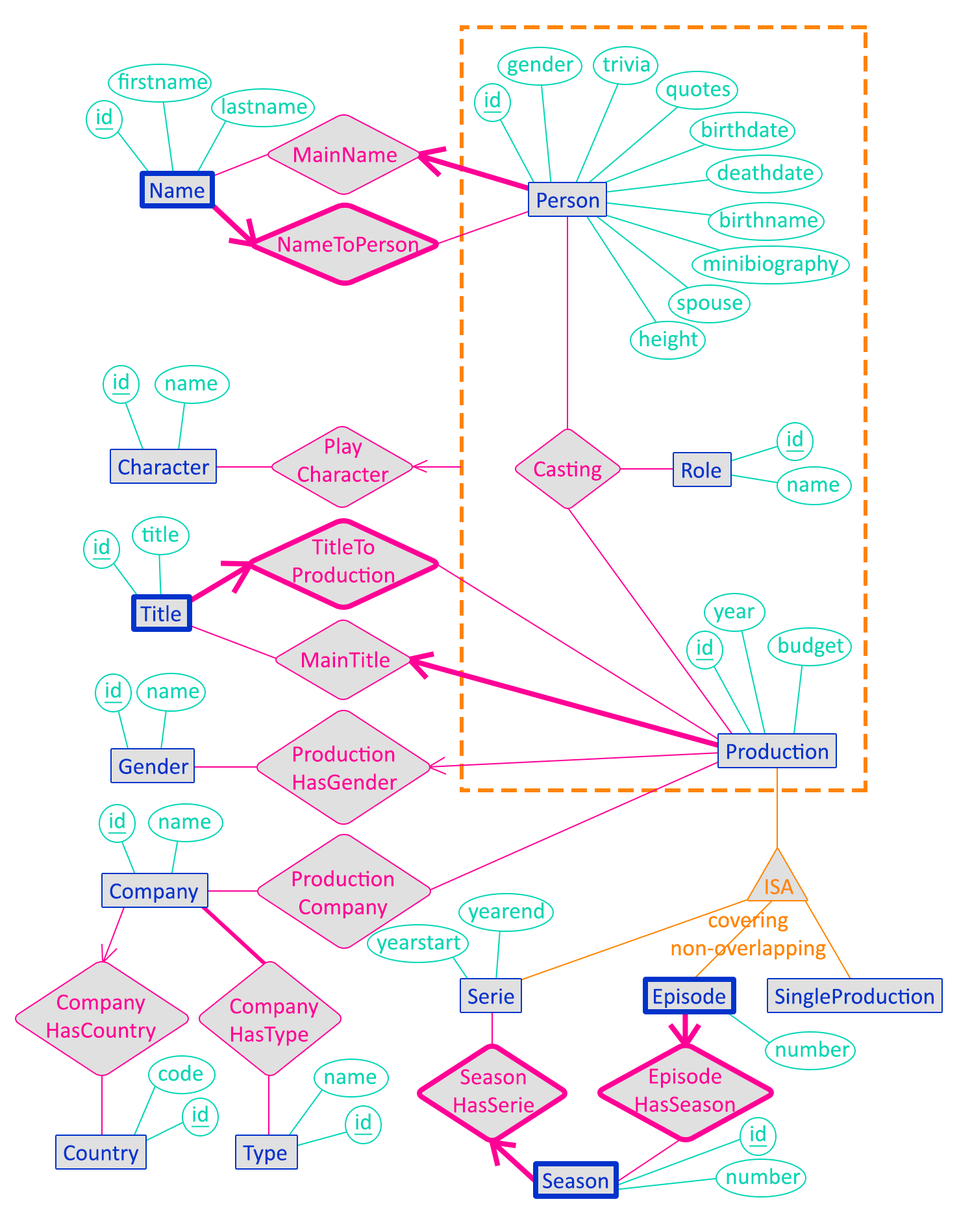
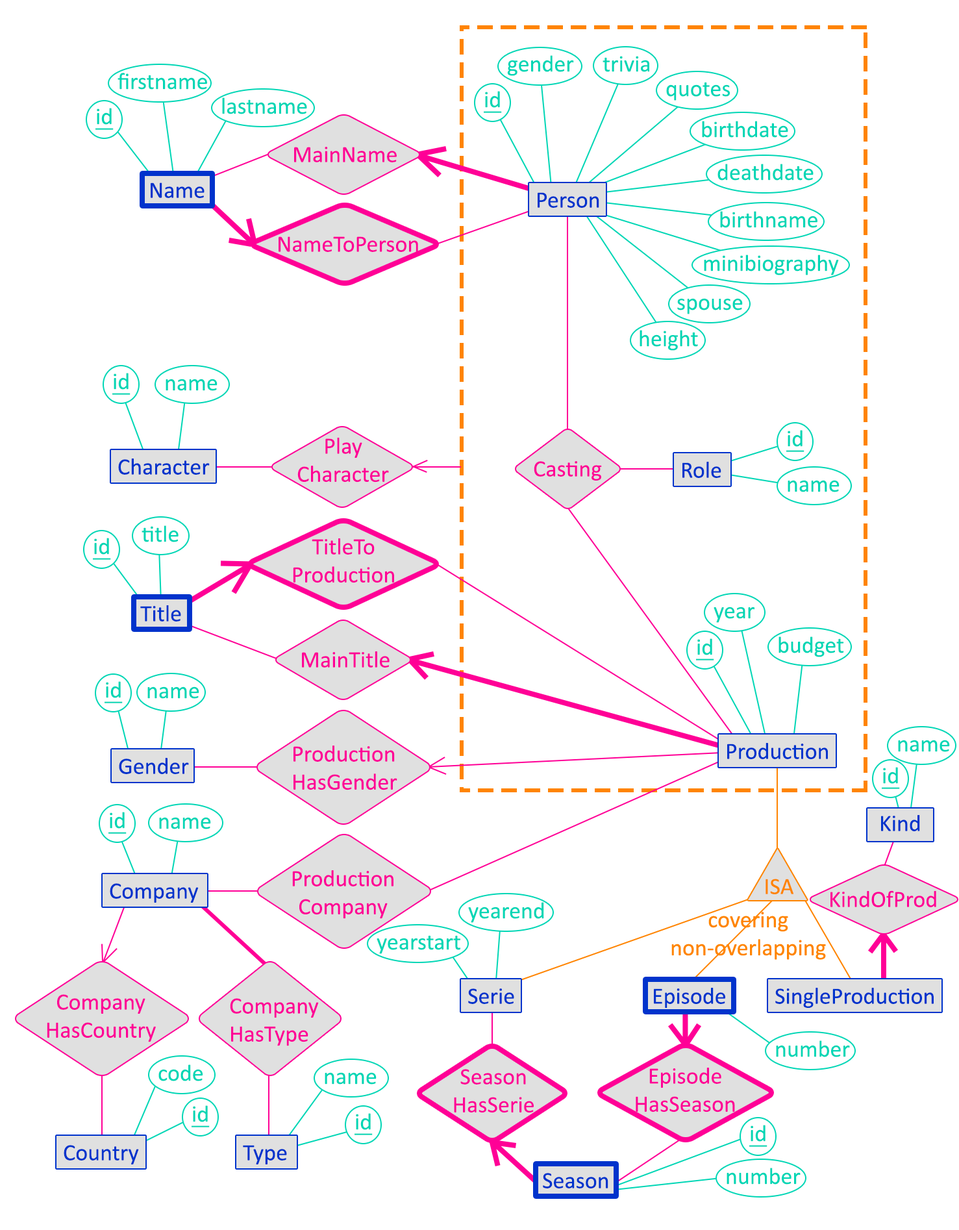
Two versions of the same layered image (959px x 1230px). Layer-by-layer changes:
added group "E+A - Kind" with 11 layers above "E+A - Gender" over box(867, 727, 956, 841)
added group "E - Kind" with 2 layers in group "E+A - Kind" over box(867, 808, 934, 841)
added layer "text" (12th of 67, in "E+A - Kind" › "E - Kind") in group "E - Kind" over box(881, 814, 921, 832)
added layer "form" (12th of 67, in "E+A - Kind" › "E - Kind") in group "E - Kind" over box(867, 808, 934, 841)
added group "A - id" (4th of 12, in "E+A - Kind") with 3 layers in group "E+A - Kind" over box(873, 760, 908, 840)
added layer "form" (13th of 67, in "E+A - Kind" › "A - id") in group "A - id" over box(873, 760, 908, 797)
added layer "link" (8th of 37, in "E+A - Kind" › "A - id") in group "A - id" over box(893, 790, 908, 840)
added group "A - name" (3rd of 6, in "E+A - Kind") with 3 layers in group "E+A - Kind" over box(888, 727, 956, 808)
added layer "text" (14th of 67, in "E+A - Kind" › "A - name") in group "A - name" over box(898, 739, 950, 752)
added layer "form" (14th of 67, in "E+A - Kind" › "A - name") in group "A - name" over box(888, 727, 956, 764)
added group "R - KindOfProd" with 5 layers above "R - ProductionHasGender" over box(811, 835, 958, 978)
added group "R - ProductionHasGender" (1st of 3, in "R - KindOfProd") with 2 layers in group "R - KindOfProd" over box(811, 865, 958, 934)
added layer "text" (62nd of 67, in "R - KindOfProd" › "R - ProductionHasGender") in group "R - ProductionHasGender" over box(830, 890, 937, 908)
added layer "form" (62nd of 67, in "R - KindOfProd" › "R - ProductionHasGender") in group "R - ProductionHasGender" over box(811, 865, 958, 934)
added layer "_SingleProduction" (1st of 2, in "R - KindOfProd") in group "R - KindOfProd" over box(868, 925, 899, 978)
added layer "_Kind" in group "R - KindOfProd" over box(883, 835, 897, 869)
…and 2 more changes (2 added)
